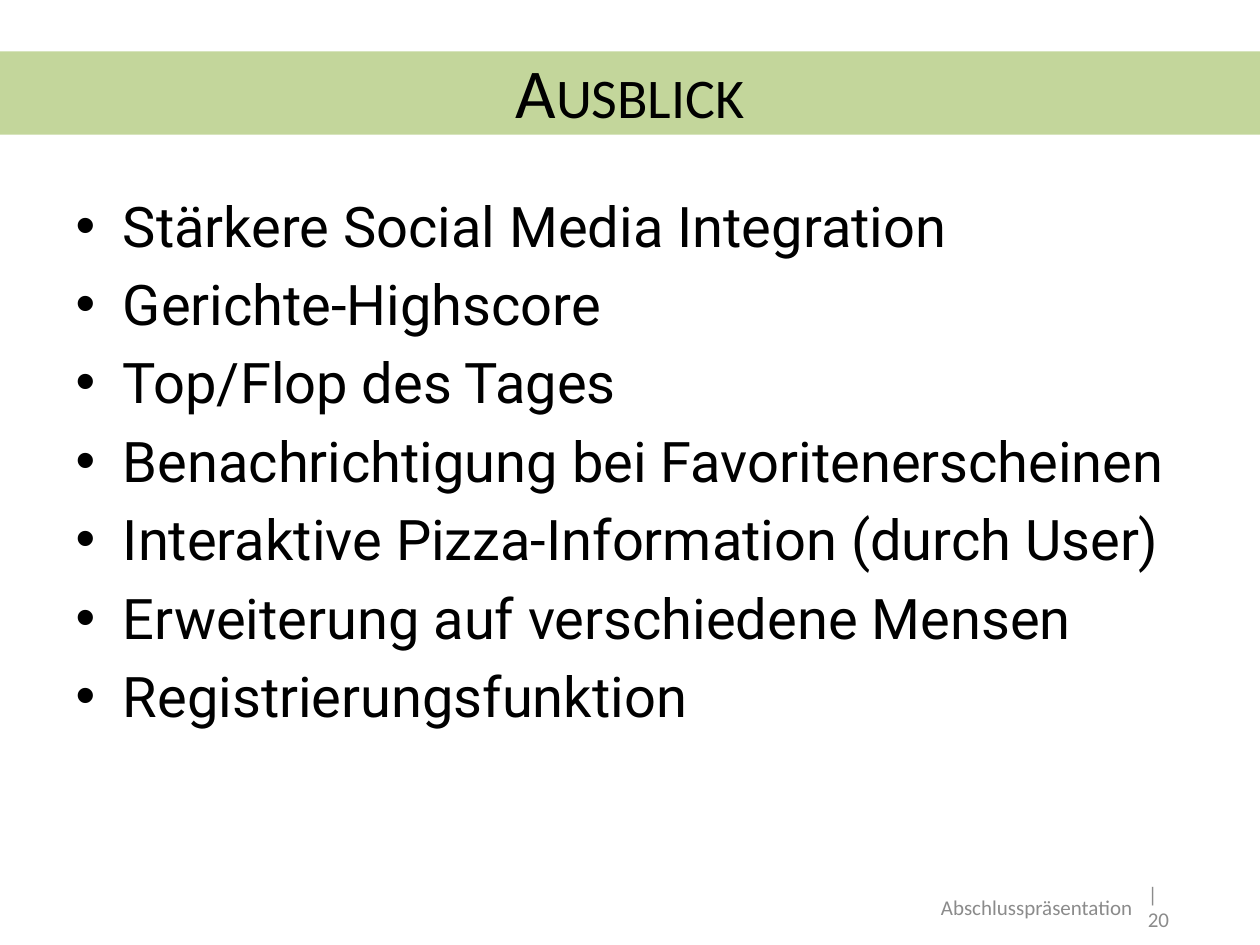
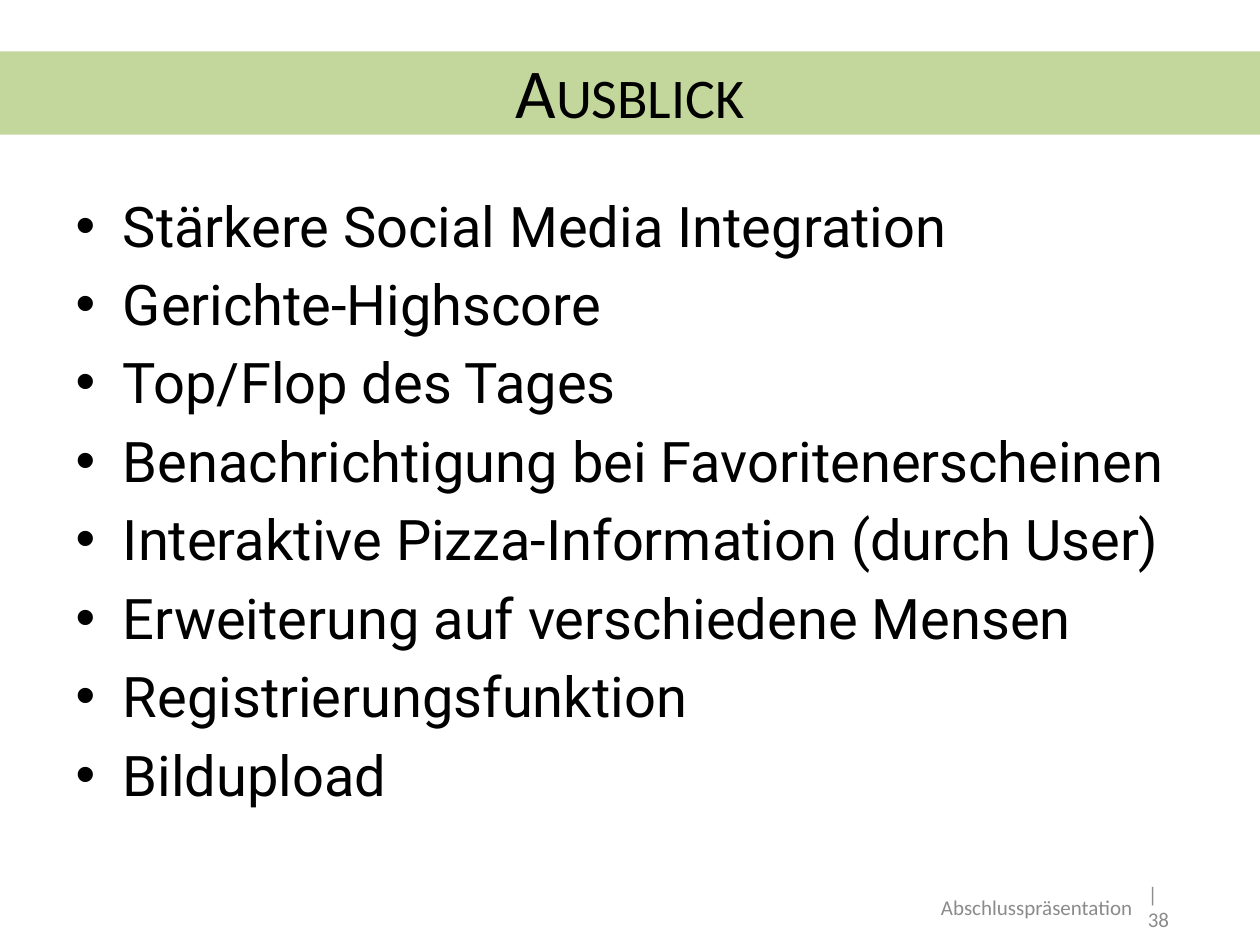
Before and after one commit to catan01/lecker, a slide deck: slide 38 of praesentationen/Lecker!_Abschlusspraesentation.pptx (slide 20 before the commit). Drawn at 1260x945 pixels with LibreOffice and Linux fonts; fonts in the diff are those of the drawing; background and template pictures are left out. Boxes give left, top, right and bottom in pixels: in the first picture for what was removed or moved away, otherwise in the second. Text is boxed around its words. In the diff, an @@ line names an element or a change of style, - is before the commit and + after.

```diff
--- a/praesentationen/Lecker!_Abschlusspraesentation.pptx
+++ b/praesentationen/Lecker!_Abschlusspraesentation.pptx
@@ text at <box>123,754,387,808</box>: paragraph added @@
+• Bildupload
@@ page number at <box>1148,913,1169,927</box>: text changed @@
-| 20
+| 38
```
Also in this commit, not shown: 18 slides added.
